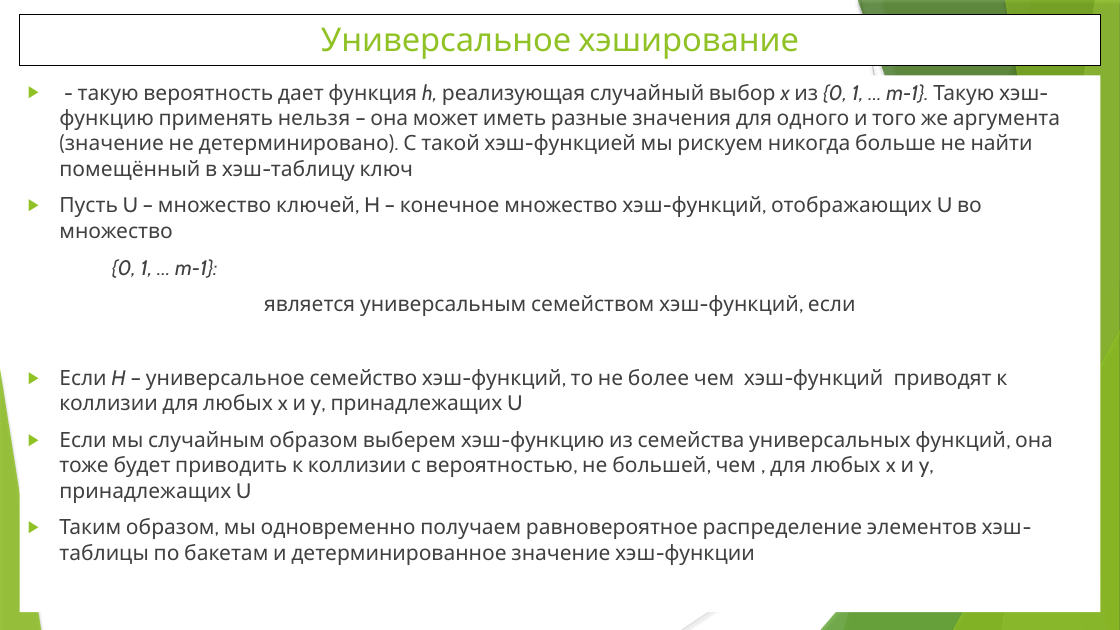
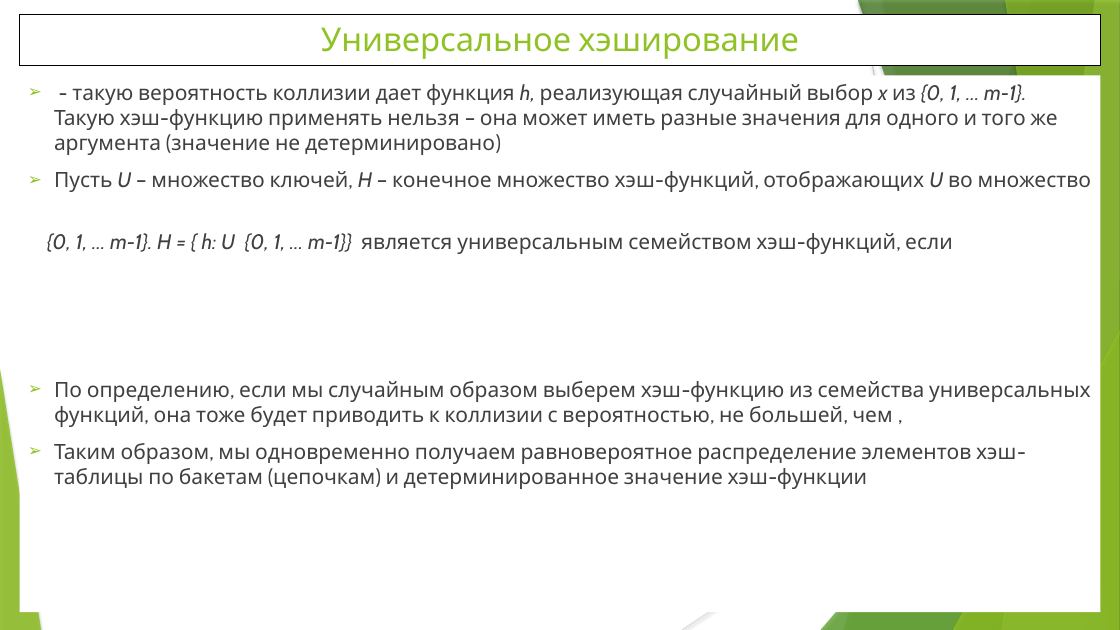
Before and after one commit to WhiteCatStudies/lectures, a slide deck: slide 7 of pt2/lectures/lecture5/lecture5.pptx. Drawn at 1120x630 pixels with LibreOffice and Linux fonts; fonts in the diff are those of the drawing. Boxes give left, top, right and bottom in pixels: in the first picture for what was removed or moved away, otherwise in the second. Text is boxed around its words. In the diff, an @@ line names an element or a change of style, - is before the commit and + after.

```diff
--- a/pt2/lectures/lecture5/lecture5.pptx
+++ b/pt2/lectures/lecture5/lecture5.pptx
@@ text in rectangle at <box>54,84,1057,155</box>: text changed @@
-▶ - такую вероятность дает функция h, реализующая случайный выбор x из {0, 1, … m-1}. Такую хэш-функцию применять нельзя – она может иметь разные значения для одного и того же аргумента (значение не детерминировано). С такой хэш-функцией мы рискуем никогда больше не найти помещённый в хэш-таблицу ключ
+➢ - такую вероятность коллизии дает функция h, реализующая случайный выбор x из {0, 1, … m-1}. Такую хэш-функцию применять нельзя – она может иметь разные значения для одного и того же аргумента (значение не детерминировано)
@@ text in rectangle at <box>54,171,1091,192</box>: italic on in "U H U"; bullet ▶ to ➢ @@
@@ text in rectangle at <box>47,233,1091,489</box>: text changed @@
-{0, 1, … m-1}:
-является универсальным семейством хэш-функций, если
-▶ Если H – универсальное семейство хэш-функций, то не более чем хэш-функций приводят к коллизии для любых x и y, принадлежащих U
-▶ Если мы случайным образом выберем хэш-функцию из семейства универсальных функций, она тоже будет приводить к коллизии с вероятностью, не большей, чем , для любых x и y, принадлежащих U
-▶ Таким образом, мы одновременно получаем равновероятное распределение элементов хэш-таблицы по бакетам и детерминированное значение хэш-функции
+{0, 1, … m-1}. H = { h: U {0, 1, … m-1}} является универсальным семейством хэш-функций, если
+➢ По определению, если мы случайным образом выберем хэш-функцию из семейства универсальных функций, она тоже будет приводить к коллизии с вероятностью, не большей, чем ,
+➢ Таким образом, мы одновременно получаем равновероятное распределение элементов хэш-таблицы по бакетам (цепочкам) и детерминированное значение хэш-функции
```
Also in this commit, not shown: 7 other slides changed, 1 slide added, 6 slides removed.
